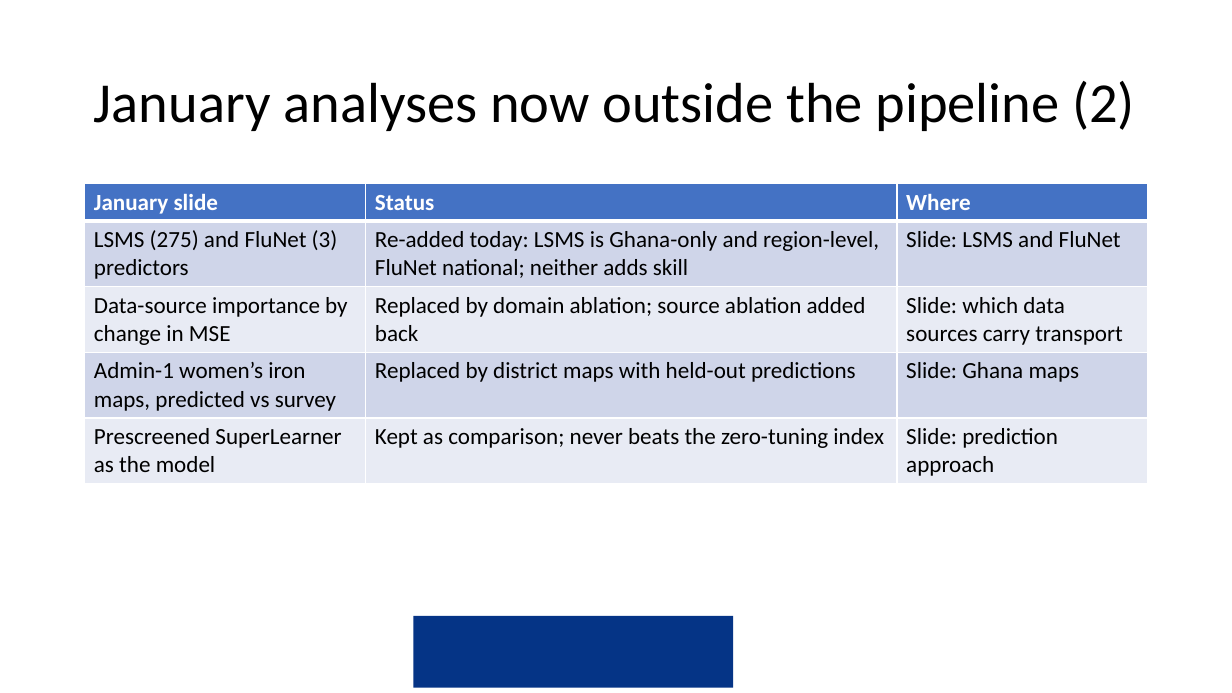
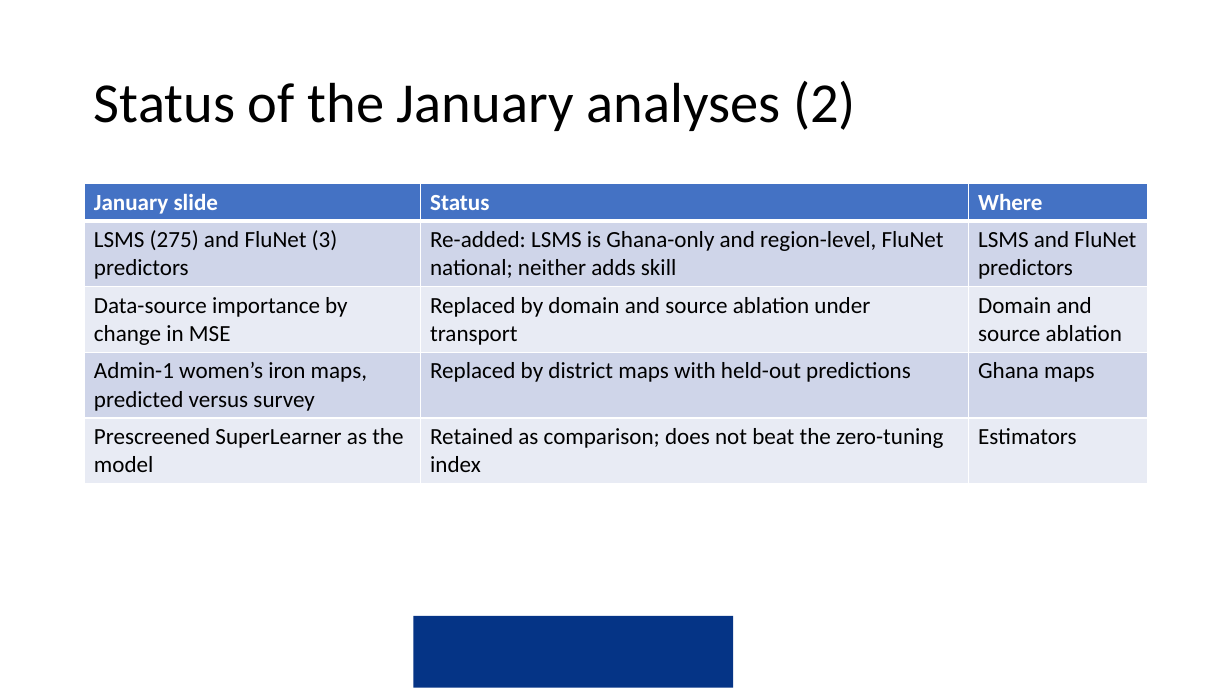
Before and after one commit to amertens/mn-prediction, a slide deck: slide 50 of docs/slides/MN-proxy-Ghana-presentation-2026-09.pptx (slide 38 before the commit). Drawn at 1232x693 pixels with LibreOffice and Linux fonts; fonts in the diff are those of the drawing; background and template pictures are left out. Boxes give left, top, right and bottom in pixels: in the first picture for what was removed or moved away, otherwise in the second. Text is boxed around its words. In the diff, an @@ line names an element or a change of style, - is before the commit and + after.

```diff
--- a/docs/slides/MN-proxy-Ghana-presentation-2026-09.pptx
+++ b/docs/slides/MN-proxy-Ghana-presentation-2026-09.pptx
@@ title at box(94, 81, 856, 131): text changed @@
-January analyses now outside the pipeline (2)
+Status of the January analyses (2)
@@ table at box(85, 184, 1148, 623) @@
-row 2, column 2: Re-added today: LSMS is Ghana-only and region-level, FluNet national; neither adds skill
+row 2, column 2: Re-added: LSMS is Ghana-only and region-level, FluNet national; neither adds skill
-row 2, column 3: Slide: LSMS and FluNet
+row 2, column 3: LSMS and FluNet predictors
-row 3, column 2: Replaced by domain ablation; source ablation added back
+row 3, column 2: Replaced by domain and source ablation under transport
-row 3, column 3: Slide: which data sources carry transport
+row 3, column 3: Domain and source ablation
-row 4, column 1: Admin-1 women’s iron maps, predicted vs survey
+row 4, column 1: Admin-1 women’s iron maps, predicted versus survey
-row 4, column 3: Slide: Ghana maps
+row 4, column 3: Ghana maps
-row 5, column 2: Kept as comparison; never beats the zero-tuning index
+row 5, column 2: Retained as comparison; does not beat the zero-tuning index
-row 5, column 3: Slide: prediction approach
+row 5, column 3: Estimators
```
Also in this commit, not shown: 19 other slides changed, 30 slides added, 20 slides removed, 7 other files.
